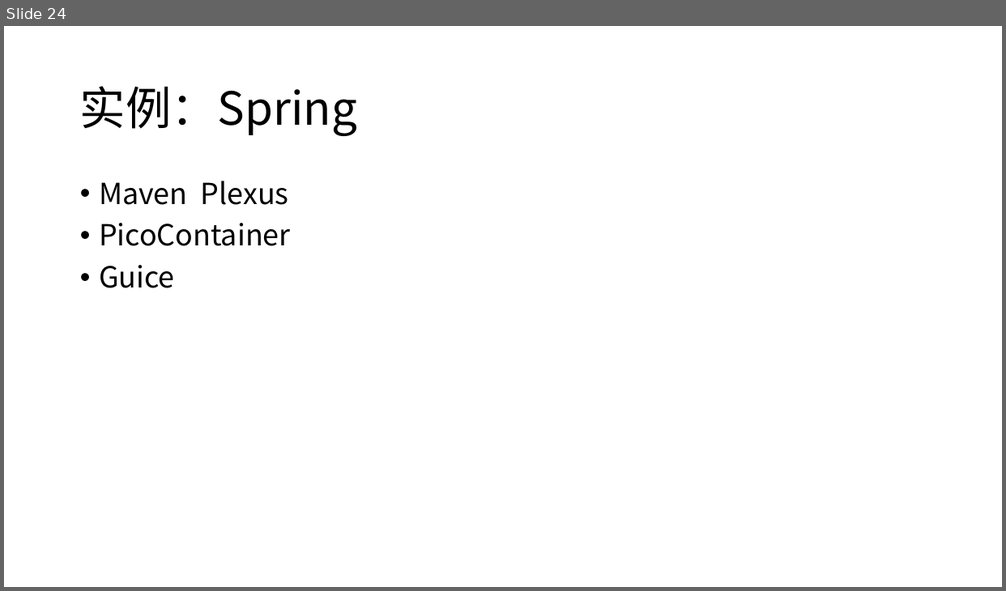
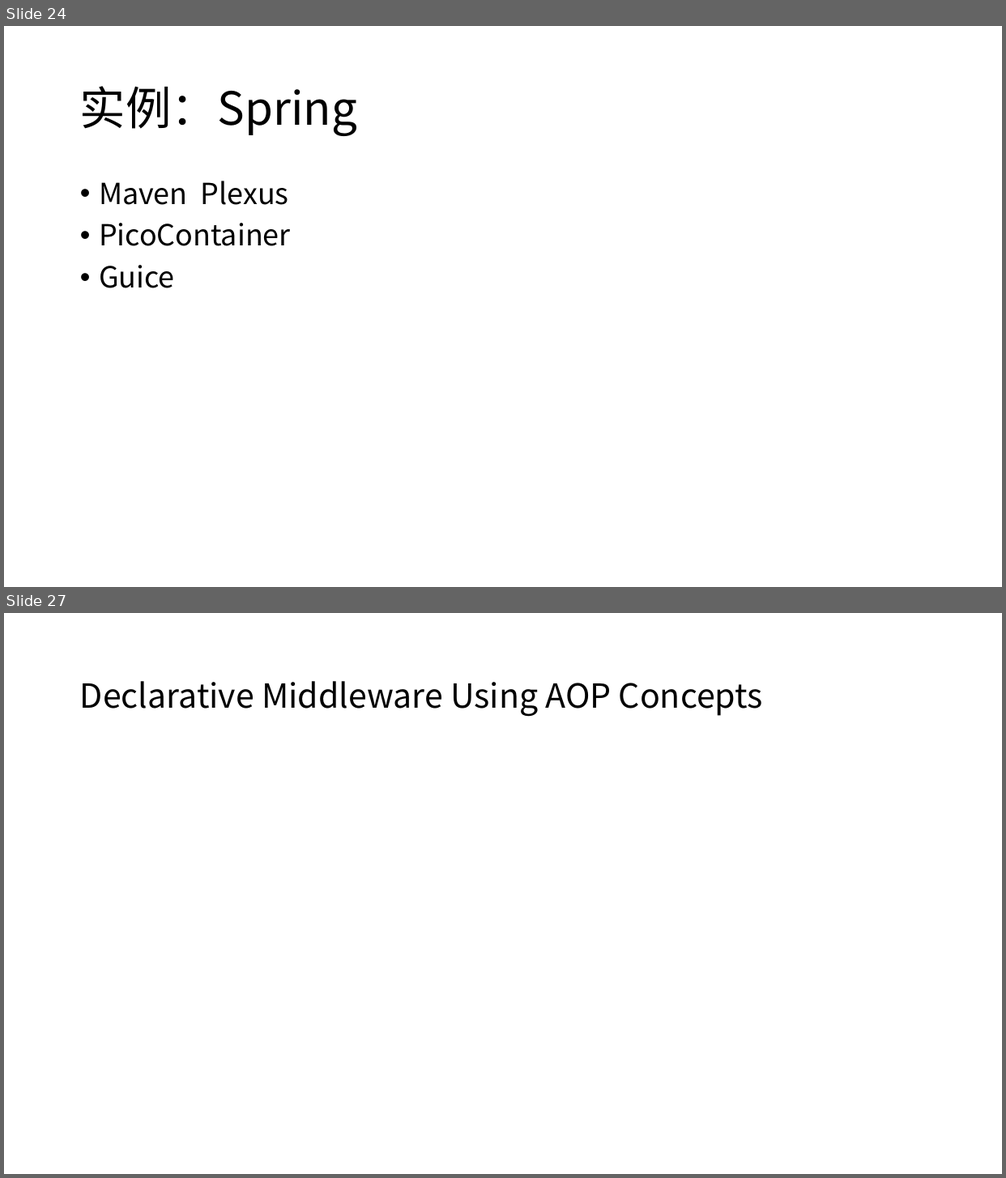
Before and after one commit to xiaozhiliaoo/my-slides, a slide deck: J2EE设计和编码指南.pptx. Shown one above the other, each under a label of ours: slide 24 before the commit, slides 24 and 27 after it; the slides between them are not shown. The pictures are 1006x591 and 1006x1178 pixels, drawn with LibreOffice and Linux fonts; fonts in the diff are those of the drawing. Boxes give left, top, right and bottom in pixels: in the first picture for what was removed or moved away, otherwise in the second. Text is boxed around its words. In the diff, an @@ line names an element or a change of style, - is before the commit and + after.

```diff
--- a/J2EE设计和编码指南.pptx
+++ b/J2EE设计和编码指南.pptx
@@ slide 27 added at box(4, 613, 1002, 1174), background #FFFFFF @@
@@ title added at box(80, 681, 763, 717), 32 pt, text #000000 @@
+Declarative Middleware Using AOP Concepts
```
Also in this commit, not shown: 2 slides changed, 5 other slides added, 1 other file.
